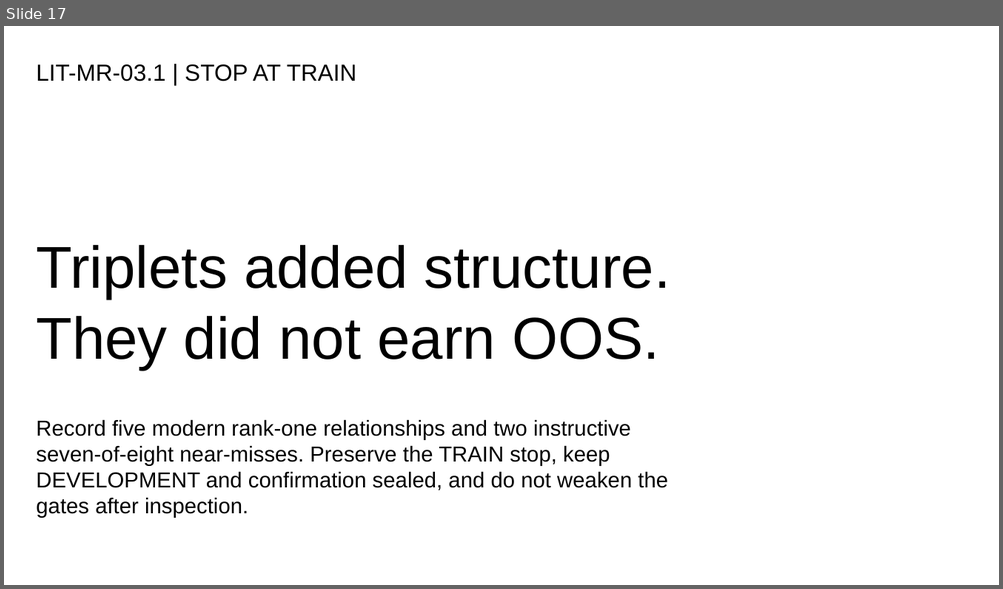
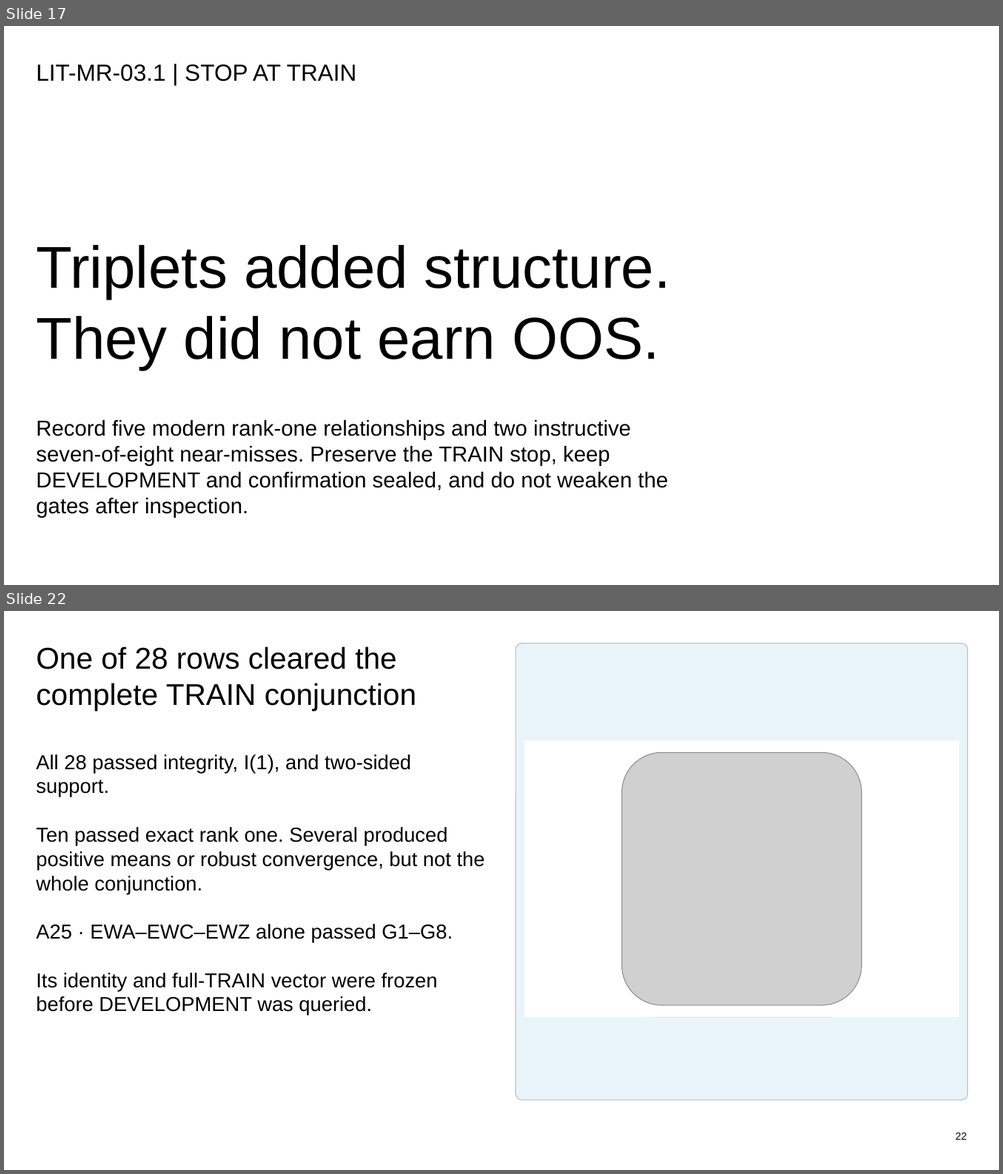
Before and after one commit to Francisc0Franc0/Time-Series-Modeling-Gen5, a slide deck: presentations/gen5_lit_mr_03_1_johansen_triplets_evidence.pptx. Shown one above the other, each under a label of ours: slide 17 before the commit, slides 17 and 22 after it; the slides between them are not shown. The pictures are 1003x589 and 1003x1174 pixels, drawn with LibreOffice and Linux fonts; fonts in the diff are those of the drawing; grey boxes stand for pictures. Boxes give left, top, right and bottom in pixels: in the first picture for what was removed or moved away, otherwise in the second. Text is boxed around its words. In the diff, an @@ line names an element or a change of style, - is before the commit and + after.

```diff
--- a/presentations/gen5_lit_mr_03_1_johansen_triplets_evidence.pptx
+++ b/presentations/gen5_lit_mr_03_1_johansen_triplets_evidence.pptx
@@ slide 22 added at [4,611,999,1170], background #FFFFFF @@
@@ text added at [36,647,416,711], 29 pt, text #000000 @@
+One of 28 rows cleared the complete TRAIN conjunction
@@ rounded rectangle added at [516,643,968,1100], fill #EAF5FB, outline #B8BCC4 0.75 pt @@
@@ rectangle added at [525,741,959,1017], fill #FFFFFF, outline #FFFFFF 0 pt @@
@@ picture added at [611,741,872,1017] @@
@@ text added at [36,755,485,1015], 19.5 pt, text #000000 @@
+All 28 passed integrity, I(1), and two-sided support.
+Ten passed exact rank one. Several produced positive means or robust convergence, but not the whole conjunction.
+A25 · EWA–EWC–EWZ alone passed G1–G8.
+Its identity and full-TRAIN vector were frozen before DEVELOPMENT was queried.
@@ picture added at [622,753,861,1005] @@
@@ text added at [955,1133,967,1140], 10 pt, text #000000 @@
+22
```
Also in this commit, not shown: 7 other slides added, 11 other files.
